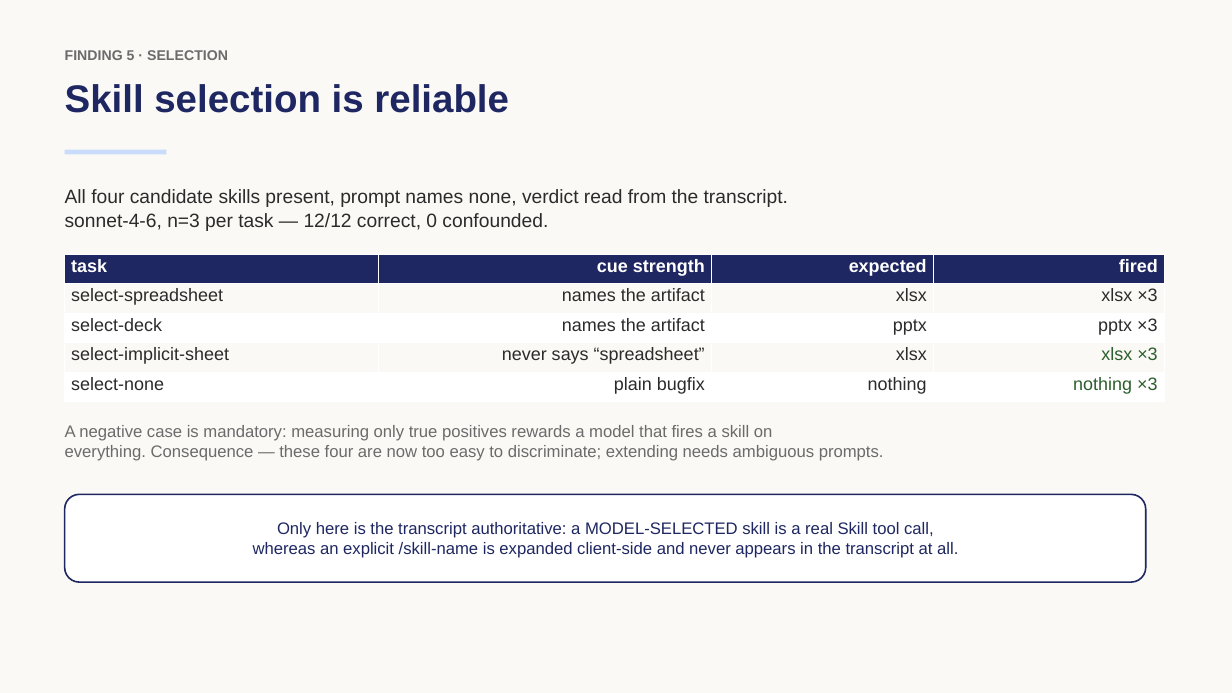
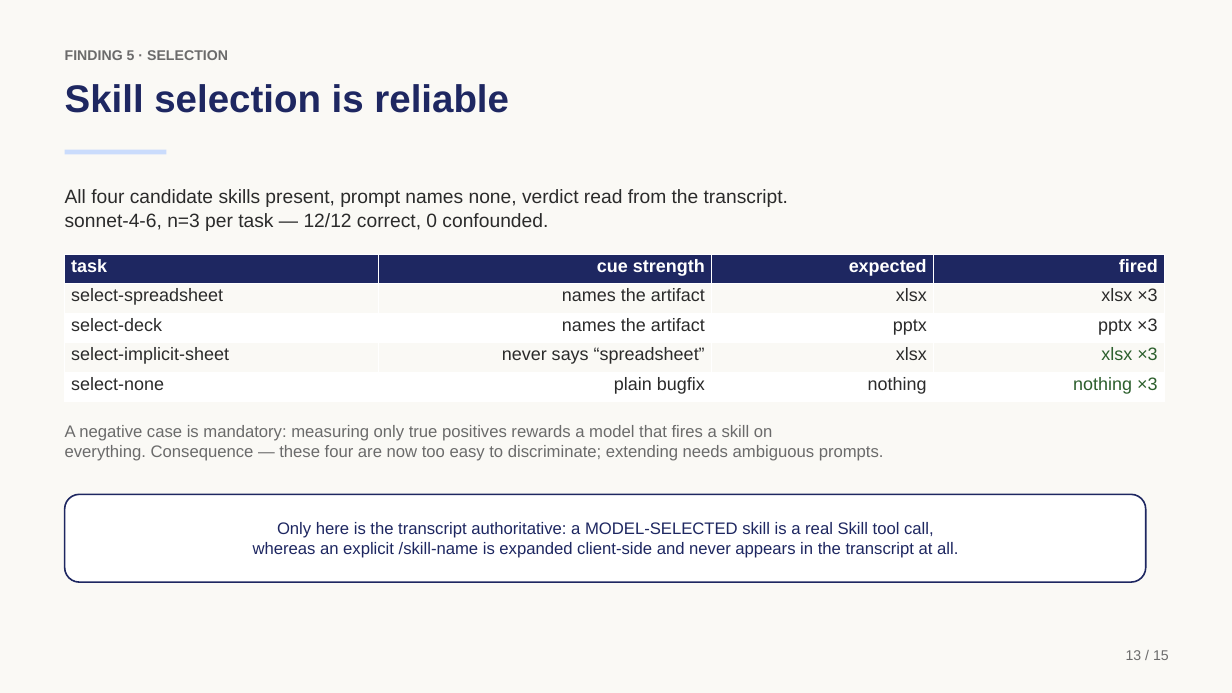
Before and after one commit to rossoctl/autobench-claudecode, a slide deck: slide 13 of results/autobench-claudecode-summary.pptx (slide 12 before the commit). Drawn at 1232x693 pixels with LibreOffice and Linux fonts; fonts in the diff are those of the drawing. Boxes give left, top, right and bottom in pixels: in the first picture for what was removed or moved away, otherwise in the second. Text is boxed around its words. In the diff, an @@ line names an element or a change of style, - is before the commit and + after.

```diff
--- a/results/autobench-claudecode-summary.pptx
+++ b/results/autobench-claudecode-summary.pptx
@@ text added at (x1=1126, y1=650, x2=1169, y2=660), 11 pt, text #6B6B6B @@
+13 / 15
```
Also in this commit, not shown: 13 other slides changed, 1 slide added, 2 other files.
